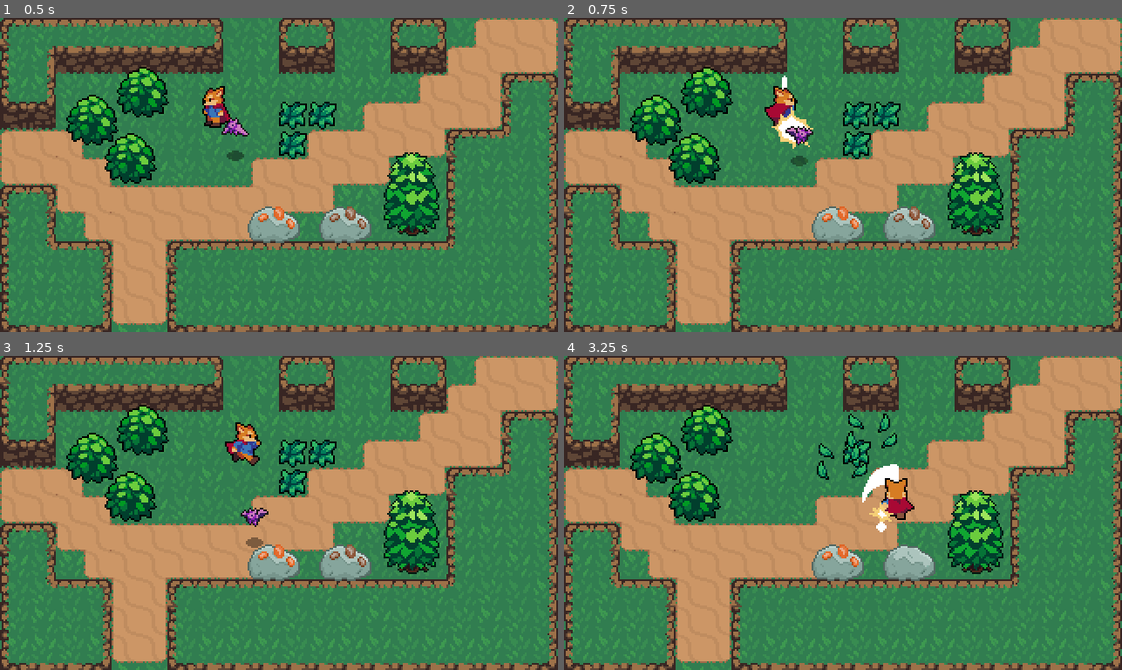
Above: before the commit, frames 1-4 (two rows, left to right).
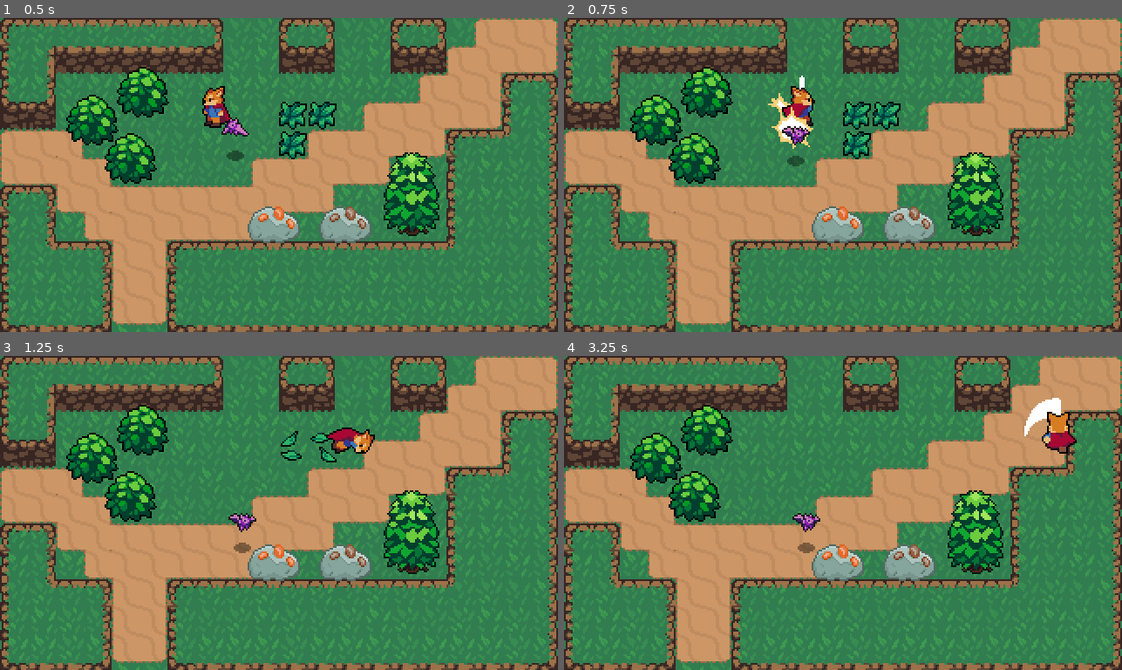
Above: after the commit, the same moments.

Repository: wildbeard/into-the-arena
Game: Godot game, scene res://World.tscn
Same seed, same stepped clock (60 frames per second), same inputs: the game is played once before the commit and once after it.
Inputs:
- Up to frame 1 (0.5 s): no input
- Up to frame 2 (0.75 s): hold D from 0.53 s (still down); tap J (Attack) at 0.6 s
- Up to frame 3 (1.25 s): keep holding D; tap K (Roll) at 0.8 s
- Up to frame 4 (3.25 s): release D at 1.28 s; hold S 1.28-2.03 s; tap K (Roll) at 1.35, 2.3 s; tap J (Attack) at 1.55, 2.1, 3.05 s; hold D 2.03-2.78 s; hold W from 2.78 s (still down); tap E (Gather) at 2.85 s

Frame 1 is identical in both runs. In frame 2, 1.0% of the frame differs, in the area x 35-45%, y 18-48%; in frame 3, 2.5%; in frame 4, 3.1%, in the area x 40-92%, y 13-68%.

Commit message:
Added PlayerStats, invincibility state

Diff:
--- a/Enemies/Bat.gd
+++ b/Enemies/Bat.gd
@@ -11,6 +11,7 @@
 @export var maxSpeed = 50
 @onready var healthStats = $HealthStats
 @onready var playerDetection = $PlayerDetection
+@onready var hurtbox = $Hurtbox
 
 var knockback = Vector2.ZERO
 var currentState = EnemyState.IDLE
@@ -47,6 +48,7 @@
 func _on_hurtbox_area_entered(area):
 	knockback = get_knockback_direction(area.owner.position) * KNOCKBACK_FORCE
 	healthStats.health = healthStats.health - area.damage
+	hurtbox.createHitEffect()
 
 func get_knockback_direction(areaPosition):
 	return (position - areaPosition).normalized()
--- a/Enemies/Bat.tscn
+++ b/Enemies/Bat.tscn
@@ -6,6 +6,7 @@
 [ext_resource type="PackedScene" uid="uid://bvf2e7n0g2dqx" path="res://Hitboxes/Hurtbox.tscn" id="3_1v06b"]
 [ext_resource type="PackedScene" uid="uid://d3rgbbvbwx6su" path="res://Scripts/HealthStats.tscn" id="5_esytc"]
 [ext_resource type="PackedScene" uid="uid://dds6eck46sh8h" path="res://Hitboxes/PlayerDetection.tscn" id="6_6dxb3"]
+[ext_resource type="PackedScene" uid="uid://ba1avr63xmsim" path="res://Hitboxes/Hitbox.tscn" id="7_711at"]
 
 [sub_resource type="AtlasTexture" id="AtlasTexture_v81u7"]
 atlas = ExtResource("1_homco")
@@ -60,6 +61,9 @@
 [sub_resource type="CircleShape2D" id="CircleShape2D_vrrg7"]
 radius = 46.1736
 
+[sub_resource type="CircleShape2D" id="CircleShape2D_b6r1j"]
+radius = 5.0
+
 [node name="Bat" type="CharacterBody2D"]
 collision_layer = 16
 collision_mask = 8
@@ -93,8 +97,16 @@
 [node name="CollisionShape2D" parent="PlayerDetection" index="0"]
 shape = SubResource("CircleShape2D_vrrg7")
 
+[node name="Hitbox" parent="." instance=ExtResource("7_711at")]
+collision_layer = 4
+
+[node name="CollisionShape2D" parent="Hitbox" index="0"]
+position = Vector2(0, -16)
+shape = SubResource("CircleShape2D_b6r1j")
+
 [connection signal="area_entered" from="Hurtbox" to="." method="_on_hurtbox_area_entered"]
 [connection signal="no_health" from="HealthStats" to="." method="_on_health_stats_no_health"]
 
 [editable path="Hurtbox"]
 [editable path="PlayerDetection"]
+[editable path="Hitbox"]
--- a/Hitboxes/Hurtbox.gd
+++ b/Hitboxes/Hurtbox.gd
@@ -3,8 +3,14 @@
 const HitEffect = preload("res://Effects/HitEffect.tscn")
 
 @export var showHitEffect = true
+@onready var timer = $InvincibilityTimer
 
-func _on_area_entered(area):
+var invincible = false
+
+signal invincibility_start
+signal invincibility_end
+
+func createHitEffect():
 	if !showHitEffect:
 		return
 
@@ -13,3 +19,20 @@
 
 	effect.global_position = global_position - Vector2(0, 8)
 	main.add_child(effect)
+
+func startInvincibility(dur):
+	invincible = true
+	emit_signal("invincibility_start")
+	timer.start(dur)
+
+func _on_InvincibilityTimer_timeout():
+	invincible = false
+	emit_signal("invincibility_end")
+
+
+func _on_invincibility_start():
+	set_deferred("monitoring", false)
+
+
+func _on_invincibility_end():
+	monitoring = true
--- a/Hitboxes/Hurtbox.tscn
+++ b/Hitboxes/Hurtbox.tscn
@@ -2,11 +2,15 @@
 
 [ext_resource type="Script" path="res://Hitboxes/Hurtbox.gd" id="1_033lo"]
 
-[node name="Area2D" type="Area2D"]
+[node name="Hurtbox" type="Area2D"]
 collision_layer = 0
 collision_mask = 0
 script = ExtResource("1_033lo")
 
 [node name="CollisionShape2D" type="CollisionShape2D" parent="."]
 
-[connection signal="area_entered" from="." to="." method="_on_area_entered"]
+[node name="InvincibilityTimer" type="Timer" parent="."]
+
+[connection signal="invincibility_end" from="." to="." method="_on_invincibility_end"]
+[connection signal="invincibility_start" from="." to="." method="_on_invincibility_start"]
+[connection signal="timeout" from="InvincibilityTimer" to="." method="_on_InvincibilityTimer_timeout"]
--- a/Player/Player.gd
+++ b/Player/Player.gd
@@ -5,29 +5,46 @@
 const MAX_SPEED = 95
 const SPRINT_MODIFIER = 0.15
 
-enum PlayerState {
-	ATTACK,
+enum MoveState {
 	MOVE,
 	ROLL,
+}
+
+enum AttackState {
+	NONE,
+	ATTACK,
 }
 
 @onready var animationPlayer = $AnimationPlayer
 @onready var animationTree = $AnimationTree
 @onready var animationState = animationTree.get("parameters/playback")
-var state = PlayerState.MOVE
+@onready var hurtbox = $Hurtbox
+var moveState = MoveState.MOVE
+var attackState = AttackState.NONE
 var rollVector = Vector2.DOWN
+var isAttacking: bool = false
+var stats = PlayerStats
 
 func _ready():
+	self.stats.connect('no_health', queue_free)
 	animationTree.active = true
 
 func _physics_process(delta):
-	match state:
-		PlayerState.MOVE:
+	# Two state machines allows the user to move + attack
+	# but doesn't allow the user to attack + roll or change
+	# direction and roll.
+	match moveState:
+		MoveState.MOVE:
 			move_state(delta)
-		PlayerState.ATTACK:
-			attack_state(delta)
-		PlayerState.ROLL:
+		MoveState.ROLL:
 			roll_state(delta)
+
+	if isAttacking:
+		attack_state(delta)
+
+	if Input.is_action_just_pressed("Attack"):
+		isAttacking = true
+		attackState = AttackState.ATTACK
 
 func move_state(delta):
 	var input = Vector2()
@@ -51,10 +68,11 @@
 	move()
 
 	if Input.is_action_just_pressed("Roll"):
-		state = PlayerState.ROLL
+		moveState = MoveState.ROLL
 
 	if Input.is_action_just_pressed("Attack"):
-		state = PlayerState.ATTACK
+		# attackState = AttackState.ATTACK
+		pass
 
 func set_blend_positions(input):
 	animationTree.set("parameters/Idle/blend_position", input)
@@ -69,12 +87,23 @@
 
 func attack_state(delta):
 	animationState.travel("Attack")
+	await animationPlayer.get_current_animation_length()
 
 func move():
 	move_and_slide()
 
+func attack_animation_started():
+	pass
+
 func attack_animation_complete():
-	state = PlayerState.MOVE
+	isAttacking = false
+	attackState = AttackState.NONE
+	print("animation complete")
 
 func roll_animation_complete():
-	state = PlayerState.MOVE
+	moveState = MoveState.MOVE
+
+func _on_hurtbox_area_entered(area):
+	hurtbox.startInvincibility(0.5)
+	hurtbox.createHitEffect()
+	self.stats.health -= 1
--- a/Player/Player.tscn
+++ b/Player/Player.tscn
@@ -1,9 +1,10 @@
-[gd_scene load_steps=54 format=3 uid="uid://8uh15tcfcvjh"]
+[gd_scene load_steps=56 format=3 uid="uid://8uh15tcfcvjh"]
 
 [ext_resource type="Script" path="res://Player/Player.gd" id="1_lljkj"]
 [ext_resource type="Texture2D" uid="uid://civf3vnrqxkjs" path="res://Player/Player.png" id="2_5mc0e"]
 [ext_resource type="PackedScene" uid="uid://ba1avr63xmsim" path="res://Hitboxes/Hitbox.tscn" id="3_v0jew"]
 [ext_resource type="Script" path="res://Player/SwordHitbox.gd" id="4_7a5hg"]
+[ext_resource type="PackedScene" uid="uid://bvf2e7n0g2dqx" path="res://Hitboxes/Hurtbox.tscn" id="5_gd6mo"]
 
 [sub_resource type="CapsuleShape2D" id="CapsuleShape2D_gskuq"]
 radius = 3.0
@@ -139,9 +140,12 @@
 tracks/1/interp = 1
 tracks/1/loop_wrap = true
 tracks/1/keys = {
-"times": PackedFloat32Array(0.4),
-"transitions": PackedFloat32Array(1),
+"times": PackedFloat32Array(0, 0.4),
+"transitions": PackedFloat32Array(1, 1),
 "values": [{
+"args": [],
+"method": &"attack_animation_started"
+}, {
 "args": [],
 "method": &"attack_animation_complete"
 }]
@@ -674,6 +678,10 @@
 
 [sub_resource type="CapsuleShape2D" id="CapsuleShape2D_se3w6"]
 
+[sub_resource type="CapsuleShape2D" id="CapsuleShape2D_o6itg"]
+radius = 5.0
+height = 18.0
+
 [node name="Player" type="CharacterBody2D"]
 collision_layer = 2
 script = ExtResource("1_lljkj")
@@ -720,4 +728,14 @@
 shape = SubResource("CapsuleShape2D_se3w6")
 disabled = true
 
+[node name="Hurtbox" parent="." instance=ExtResource("5_gd6mo")]
+collision_mask = 4
+
+[node name="CollisionShape2D" parent="Hurtbox" index="0"]
+position = Vector2(0, -7)
+shape = SubResource("CapsuleShape2D_o6itg")
+
+[connection signal="area_entered" from="Hurtbox" to="." method="_on_hurtbox_area_entered"]
+
 [editable path="HitboxPivot/SwordHitbox"]
+[editable path="Hurtbox"]
--- /dev/null
+++ b/Player/PlayerStats.tscn
@@ -0,0 +1,6 @@
+[gd_scene load_steps=2 format=3 uid="uid://cqg84lv0e5c3e"]
+
+[ext_resource type="PackedScene" uid="uid://d3rgbbvbwx6su" path="res://Scripts/HealthStats.tscn" id="1_np8gp"]
+
+[node name="PlayerStats" instance=ExtResource("1_np8gp")]
+max_health = 4
--- a/project.godot
+++ b/project.godot
@@ -14,6 +14,10 @@
 run/main_scene="res://World.tscn"
 config/features=PackedStringArray("4.2", "Forward Plus")
 config/icon="res://icon.svg"
+
+[autoload]
+
+PlayerStats="*res://Player/PlayerStats.tscn"
 
 [display]
 
Not shown: 1 places in Enemies/Bat.tscn that only renumber resources
